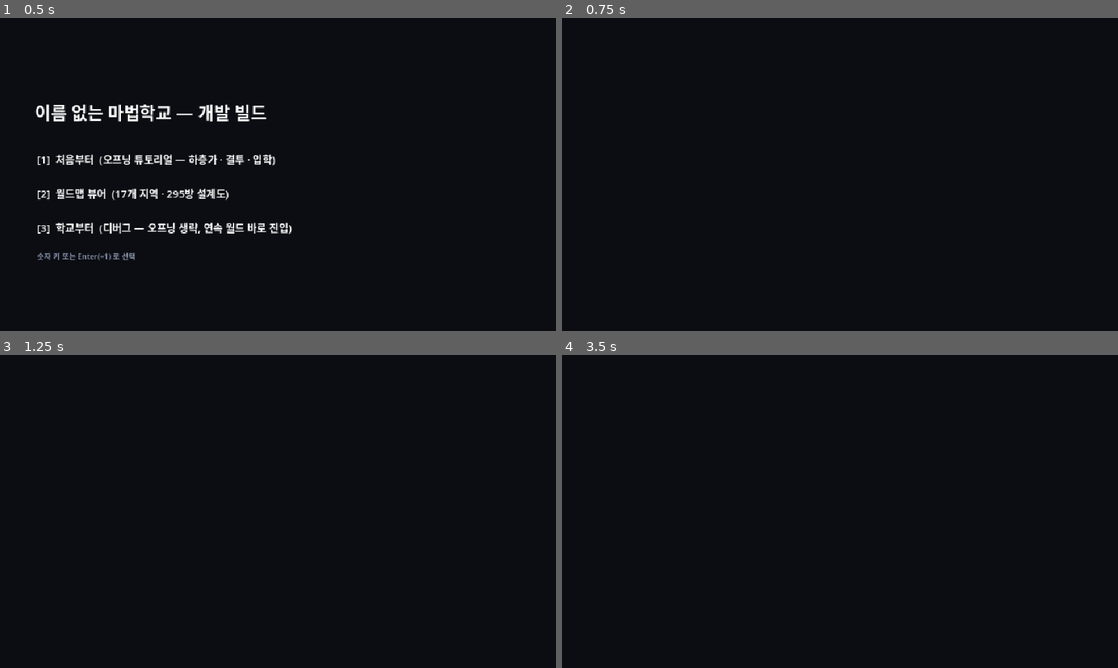
Above: before the commit, frames 1-4 (two rows, left to right).
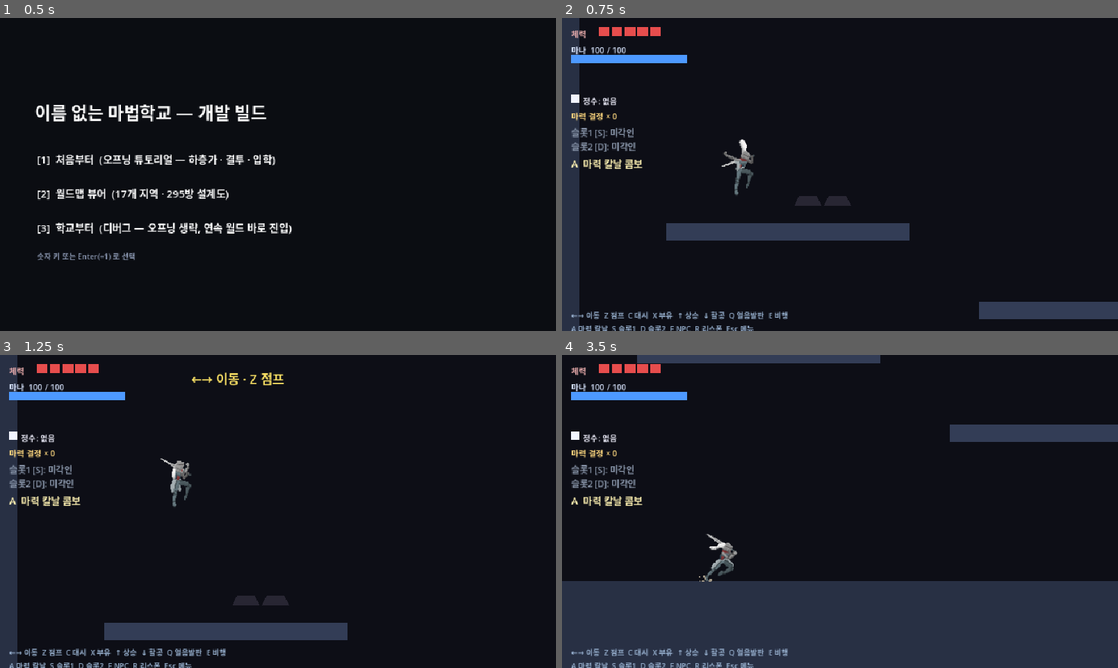
Above: after the commit, the same moments.

Repository: abback-go/yemogame2
Game: Godot game, scene res://scenes/launcher.tscn
Two runs of this game, one before a commit and one after it. Both use one fixed random seed, a clock stepped at 60 frames per second and the inputs below.
Inputs (mouse positions are in pixels of both pictures, inside the frame that each line leads up to):
- Up to frame 1 (0.5 s): no input
- Up to frame 2 (0.75 s): tap Enter at 0.5 s; move the mouse to (962, 158) at 0.52 s; hold Right from 0.53 s (still down); tap R at 0.6 s; click (962, 158) at 0.67 s
- Up to frame 3 (1.25 s): keep holding Right; tap Space at 0.77 s
- Up to frame 4 (3.5 s): move the mouse to (728, 527) at 1.27 s; tap A (attack, bound only after the commit) at 1.35 s; click (728, 527) at 1.42 s; tap Z (jump, bound only after the commit) at 1.52, 3.02 s; tap C (dash, bound only after the commit) at 1.55, 2.3, 2.85 s; move the mouse to (895, 442) at 2.02 s; release Right at 2.03 s; hold Left (move_left, bound only after the commit) 2.03-2.78 s; hold X (cast, bound only after the commit) 2.03-2.78 s; click (895, 442) at 2.17 s; move the mouse to (812, 574) at 2.77 s; hold Right (move_right, bound only after the commit) from 2.78 s (still down); click (812, 574) at 2.92 s

Frame 1 is identical in both runs. In frame 2, 10% of the frame differs, in the area x 0-100%, y 0-100%; in frame 3, 8.8%; in frame 4, 33%.
Error before the commit: Parse Error: Could not find type "SpeechBubble" in the current scope. (res://scripts/opening_room.gd:45)

Commit message:
feat(opening): 오프닝 완성 — 방 데이터·말풍선·보스 게이지 조정
- opening_data.gd: 4방(뒷골목/도주로/막다른 골목/결투장) + 토스트·대사 상수
- speech_bubble.gd: 월드 내 말풍선(화자 추적·자동 줄바꿈·진행 표식)
- professor_boss max_hp 30→20: EnemyBase HP바 표시 임계(≤20) — 게이지 가시화
- advisor 직접 검증: 계약 API·키 전수 대조, 31파일 gdparse·gdlint 전체 통과

Co-Authored-By: Claude Fable 5 <noreply@anthropic.com>
Claude-Session: https://claude.ai/code/session_014hyj4wWQoEhcGguowFrsY6

Diff:
--- a/godot/scripts/enemies/professor_boss.gd
+++ b/godot/scripts/enemies/professor_boss.gd
@@ -53,7 +53,7 @@
 
 
 func _configure() -> void:
-	max_hp = 30
+	max_hp = 20  # EnemyBase._draw_hp 표시 임계(≤20) — 게이지가 보여야 '몰아붙이는 감각'이 산다
 	body_size = Vector2(30.0, 52.0)  # 우아하게 큼
 	body_color = Color(0.85, 0.82, 0.95)  # 밝은 귀족 톤(어두운 배경에서 또렷)
 	use_gravity = true
--- /dev/null
+++ b/godot/scripts/opening_data.gd
@@ -0,0 +1,155 @@
+class_name OpeningData
+extends RefCounted
+## 오프닝(튜토리얼) 4방 청사진 — tutorial-conti.md 콘티의 씬 단위 구현.
+## 씬 드라이버가 방 하나를 조립하고, 대사/토스트 상수를 참조한다.
+## 흐름: op_alley(잠입) → op_run(도주·추격) → op_dead_end(미니보스) → op_duel(보스전·결투).
+## 좌표계: 방 원점(0,0) 좌상단. 바닥 top y=620. 방마다 폭이 다르다(1600/2000/1000/1400).
+
+const ROOM_ORDER := [
+	"op_alley", "op_run", "op_dead_end", "op_duel",
+]
+const ROOM_NAMES := {
+	"op_alley": "하층가 · 뒷골목",
+	"op_run": "도주로",
+	"op_dead_end": "막다른 골목",
+	"op_duel": "결투장",
+}
+
+const OPENING_TOASTS := {
+	"move": "←→ 이동 · Z 점프",
+	"family": "이거 하나면 다들 겨울을 난다.",
+	"artifact": "손에 넣었다 — 이제 빠져나간다",
+	"alarm": "들켰다! 도망쳐라",
+	"dash": "C — 대시",
+	"blob": "A — 마력 덩어리",
+}
+const DUEL_INTRO: Array[String] = [
+	"…그거, 꽤 비싼 건데.",
+	"내기 하나 하자. 내가 이 자리에서 한 발이라도 움직이면, 네가 이긴 거다.",
+	"이기면 — 평생 먹고살 걱정은 없을 거다.",
+]
+const DUEL_END: Array[String] = [
+	"…졌네.",
+	"약속은 지킨다. 학교로 와. 먹고사는 건 거기서 해결된다.",
+	"저건 별도다. 네가 갚아.",
+]
+
+
+func _init() -> void:
+	pass  # class_name 등록용 (전부 static 접근)
+
+
+static func room_count() -> int:
+	return ROOM_ORDER.size()
+
+
+static func has_room(id: String) -> bool:
+	return ROOM_ORDER.has(id)
+
+
+static func room_name(id: String) -> String:
+	return String(ROOM_NAMES.get(id, id))
+
+
+static func get_room(id: String) -> Dictionary:
+	match id:
+		"op_alley":
+			return _op_alley()
+		"op_run":
+			return _op_run()
+		"op_dead_end":
+			return _op_dead_end()
+		"op_duel":
+			return _op_duel()
+	push_warning("[진단] 없는 오프닝 방 id: %s — 뒷골목 대체" % id)
+	return _op_alley()
+
+
+# ── 조립 헬퍼 (world_data.gd 스타일) ──────────────────────────────
+
+static func _floor(w: int) -> Rect2:
+	# 방 폭 w 에 맞춘 바닥(top y=620). 좌우 20px 마진.
+	return Rect2(20, 620, w - 40, 100)
+
+
+static func _exit(rect: Rect2, to: String, entry: String, arrow: String) -> Dictionary:
+	return {"rect": rect, "to": to, "entry": entry, "arrow": arrow}
+
+
+static func _exit_right(w: int, to: String) -> Dictionary:
+	# 오른쪽 벽 출구 → 다음 방 from_left 진입.
+	return _exit(Rect2(w - 64, 500, 44, 120), to, "from_left", "right")
+
+
+# ── 씬1: 하층가 · 뒷골목 (잠입 — 이동·점프) ───────────────────────
+
+static func _op_alley() -> Dictionary:
+	# 좌상단 지붕(y~350)에서 시작 → 차양을 계단식으로 밟아 내려가 → 우측 바닥 마도구.
+	return {
+		"name": "하층가 · 뒷골목",
+		"size": Vector2(1600, 720),
+		"entries": {"start": Vector2(200, 290)},
+		"solids": [_floor(1600)],
+		"plats": [
+			Rect2(120, 350, 280, 20),
+			Rect2(480, 440, 200, 20),
+			Rect2(800, 520, 200, 20),
+			Rect2(1120, 580, 180, 20),
+		],
+		"artifact_pos": Vector2(1380, 560),
+		"sleepers_pos": Vector2(300, 330),
+		"exits": [_exit_right(1600, "op_run")],
+	}
+
+
+# ── 씬2: 도주로 (추격 — 대시) ─────────────────────────────────────
+
+static func _op_run() -> Dictionary:
+	# 바닥이 갭 2개(폭 260px)로 끊김. 갭 아래 y=680 얕은 세이프티(낙사 아님).
+	return {
+		"name": "도주로",
+		"size": Vector2(2000, 720),
+		"entries": {"from_left": Vector2(90, 560), "start": Vector2(90, 560)},
+		"solids": [
+			Rect2(20, 620, 580, 100),
+			Rect2(860, 620, 500, 100),
+			Rect2(1620, 620, 360, 100),
+			Rect2(600, 680, 260, 40),
+			Rect2(1360, 680, 260, 40),
+		],
+		"plats": [],
+		"chaser_spawn": Vector2(120, 560),
+		"exits": [_exit_right(2000, "op_dead_end")],
+	}
+
+
+# ── 씬3: 막다른 골목 (미니보스 — 경비대장) ────────────────────────
+
+static func _op_dead_end() -> Dictionary:
+	# 우측 끝 높은 담(넘을 수 없음). exits 없음 — 전투 후 드라이버가 강제 전환.
+	return {
+		"name": "막다른 골목",
+		"size": Vector2(1000, 720),
+		"entries": {"from_left": Vector2(90, 560), "start": Vector2(90, 560)},
+		"solids": [_floor(1000), Rect2(940, 200, 40, 420)],
+		"plats": [],
+		"guard_spawn": Vector2(220, 560),
+		"exits": [],
+	}
+
+
+# ── 씬4~6: 결투장 (보스전 + 대화) ─────────────────────────────────
+
+static func _op_duel() -> Dictionary:
+	# 넓은 평지 안마당. 궤짝 위 마도구는 데코로 드라이버가 그림(여긴 좌표만).
+	# exits 없음 — 대화(DUEL_END) 후 드라이버가 학교(hub_plaza)로 전환.
+	return {
+		"name": "결투장",
+		"size": Vector2(1400, 720),
+		"entries": {"start": Vector2(150, 560)},
+		"solids": [_floor(1400)],
+		"plats": [],
+		"boss_spawn": Vector2(1000, 560),
+		"artifact_prop": Vector2(1150, 585),
+		"exits": [],
+	}
--- /dev/null
+++ b/godot/scripts/speech_bubble.gd
@@ -0,0 +1,141 @@
+class_name SpeechBubble
+extends Node2D
+## 월드 내 말풍선 위젯 — 화자를 추적하며 짧은 대사 한 줄을 표시한다.
+## 노드는 전부 코드 생성. 씬 드라이버가 setup→attach→show_line/hide_bubble 로 구동한다.
+## 카메라 줌 1.5 환경의 월드 노드 → 폰트 13, z_index 100.
+
+const PAD := 10.0
+const MAX_W := 260.0
+const FONT_SIZE := 13
+const TAIL_H := 12.0
+const TAIL_W := 9.0
+const MARK_INSET := Vector2(16.0, 18.0)
+const BG_COLOR := Color(0.05, 0.06, 0.1, 0.92)
+const TEXT_COLOR := Color(0.96, 0.97, 1.0, 1.0)
+const LINE_COLOR := Color(0.6, 0.65, 0.8, 0.35)
+
+var _panel: ColorRect
+var _border: Line2D
+var _tail: Polygon2D
+var _label: Label
+var _marker: Label
+var _font: SystemFont
+var _speaker: Node2D
+var _offset: Vector2 = Vector2.ZERO
+var _blink_t: float = 0.0
+
+
+# ── API (씬 드라이버 전용, 시그니처 고정) ─────────────────────────
+
+func setup(font: SystemFont) -> void:
+	# 폰트 주입 + 내부 노드 생성 (_ready 아님 — 드라이버가 명시 호출).
+	_font = font
+	z_index = 100
+	visible = false
+
+	_panel = ColorRect.new()
+	_panel.color = BG_COLOR
+	_panel.mouse_filter = Control.MOUSE_FILTER_IGNORE
+	add_child(_panel)
+
+	_border = Line2D.new()
+	_border.width = 1.0
+	_border.default_color = LINE_COLOR
+	_border.closed = true
+	add_child(_border)
+
+	_tail = Polygon2D.new()
+	_tail.color = BG_COLOR
+	add_child(_tail)
+
+	_label = Label.new()
+	_label.autowrap_mode = TextServer.AUTOWRAP_WORD_SMART
+	_label.custom_minimum_size = Vector2(MAX_W, 0.0)
+	_label.mouse_filter = Control.MOUSE_FILTER_IGNORE
+	_apply_font(_label)
+	add_child(_label)
+
+	_marker = Label.new()
+	_marker.text = "▼"
+	_marker.mouse_filter = Control.MOUSE_FILTER_IGNORE
+	_apply_font(_marker)
+	add_child(_marker)
+
+
+func attach(speaker: Node2D, offset: Vector2) -> void:
+	# 화자 추적 시작 (_process 에서 매 프레임 global_position 갱신).
+	_speaker = speaker
+	_offset = offset
+	if is_instance_valid(_speaker):
+		global_position = _speaker.global_position + _offset
+
+
+func show_line(text: String) -> void:
+	# 말풍선 표시 + 텍스트 교체 + 크기 재계산.
+	if _label == null:
+		return
+	visible = true
+	_label.text = text
+
+	# 자연 폭(줄바꿈 없이) 측정 → MAX_W 상한으로 래핑 폭 결정.
+	_label.autowrap_mode = TextServer.AUTOWRAP_OFF
+	var natural: float = _label.get_minimum_size().x
+	var wrap_w: float = min(natural, MAX_W)
+	_label.autowrap_mode = TextServer.AUTOWRAP_WORD_SMART
+	_label.custom_minimum_size = Vector2(wrap_w, 0.0)
+	_label.size = Vector2(wrap_w, 0.0)
+	var lbl_h: float = _label.get_minimum_size().y
+
+	var panel_w: float = wrap_w + PAD * 2.0
+	var panel_h: float = lbl_h + PAD * 2.0
+	var left: float = -panel_w * 0.5
+	var top: float = -TAIL_H - panel_h
+	var bottom: float = top + panel_h
+
+	_panel.position = Vector2(left, top)
+	_panel.size = Vector2(panel_w, panel_h)
+
+	_label.position = Vector2(left + PAD, top + PAD)
+	_label.size = Vector2(wrap_w, lbl_h)
+
+	_border.points = PackedVector2Array([
+		Vector2(left, top),
+		Vector2(left + panel_w, top),
+		Vector2(left + panel_w, bottom),
+		Vector2(left, bottom),
+	])
+
+	# 아래 꼬리 삼각형: 판 하단 → 원점(화자 머리 위)으로 뾰족.
+	_tail.polygon = PackedVector2Array([
+		Vector2(-TAIL_W, bottom),
+		Vector2(TAIL_W, bottom),
+		Vector2(0.0, 0.0),
+	])
+
+	# 진행 표식 ▼ 우하단.
+	_marker.position = Vector2(
+		left + panel_w - MARK_INSET.x, bottom - MARK_INSET.y
+	)
+
+
+func hide_bubble() -> void:
+	visible = false
+
+
+# ── 내부 ──────────────────────────────────────────────────────────
+
+func _process(delta: float) -> void:
+	# 화자 추적(없거나 무효면 위치 유지) + ▼ 알파 깜빡임(Time 금지, 누적 변수).
+	if is_instance_valid(_speaker):
+		global_position = _speaker.global_position + _offset
+	_blink_t += delta
+	if _marker != null:
+		var pulse: float = 0.5 + 0.5 * sin(_blink_t * 4.0)
+		_marker.modulate = Color(1.0, 1.0, 1.0, 0.35 + 0.6 * pulse)
+
+
+func _apply_font(lbl: Label) -> void:
+	if _font != null:
+		lbl.add_theme_font_override("font", _font)
+	lbl.add_theme_font_size_override("font_size", FONT_SIZE)
+	lbl.add_theme_color_override("font_color", TEXT_COLOR)
Not shown, changed: TODO.md
